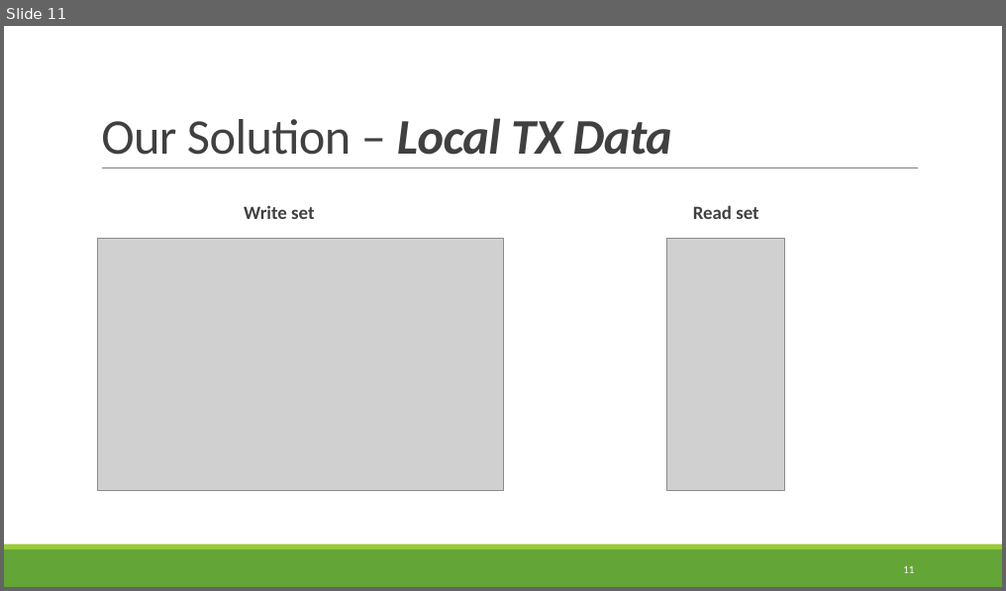
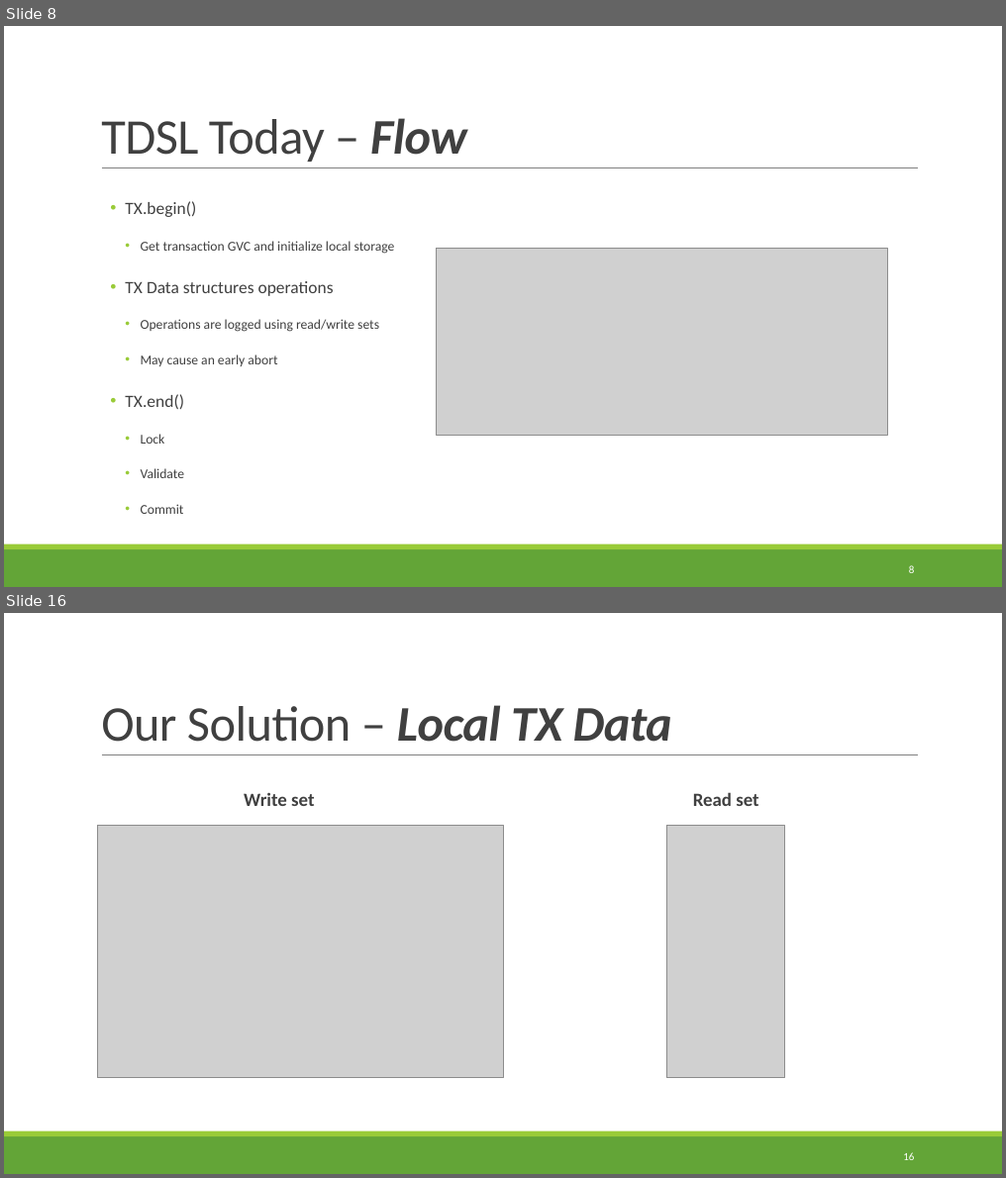
Before and after one commit to itssapir/TXHashMap, a slide deck: Docs/Presentation_final.pptx. Shown one above the other, each under a label of ours: slide 11 before the commit, slides 8 and 16 after it; the slides between them are not shown. The pictures are 1006x591 and 1006x1178 pixels, drawn with LibreOffice and Linux fonts; fonts in the diff are those of the drawing; grey boxes stand for pictures. Boxes give left, top, right and bottom in pixels: in the first picture for what was removed or moved away, otherwise in the second. Text is boxed around its words. In the diff, an @@ line names an element or a change of style, - is before the commit and + after.

```diff
--- a/Docs/Presentation_final.pptx
+++ b/Docs/Presentation_final.pptx
@@ slide 8 added at [4,26,1002,587], background #FFFFFF; not listed: 3 template elements that a slide beside it also shows @@
@@ title added at [101,118,467,162], 48 pt, text #404040 @@
+TDSL Today – Flow
@@ text added at [125,201,395,514], 12.9 pt, text #404040 @@
+  • TX.begin()
+    • Get transaction GVC and initialize local storage
+  • TX Data structures operations
+    • Operations are logged using read/write sets
+    • May cause an early abort
+  • TX.end()
+    • Lock
+    • Validate
+    • Commit
@@ picture added at [437,248,887,436] @@
@@ page number added at [909,566,915,573], 10.5 pt, text #FFFFFF @@
+8
@@ what was slide 11 is now slide 16 @@
@@ page number at [903,1153,914,1160]: text changed @@
-11
+16
```
Also in this commit, not shown: 16 slides changed, 38 other slides added, 4 slides removed, 6 other files.
